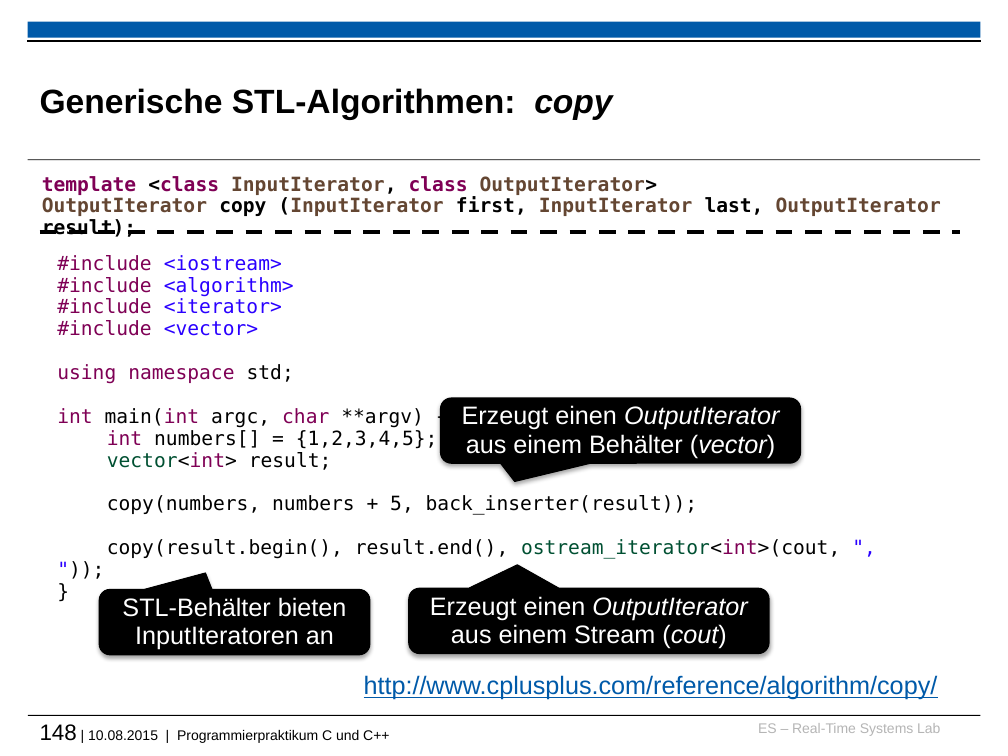
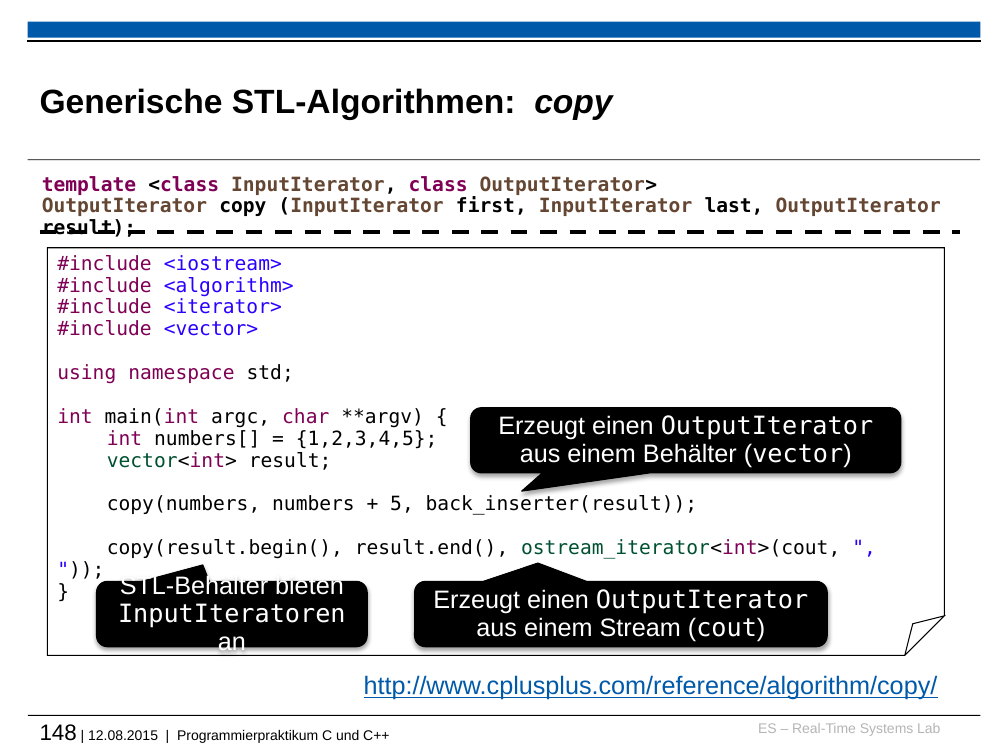
Before and after one commit to h82k/tud-cppp, a slide deck: slide 148 of vorlesung/cppp_lecture.pptx. Drawn at 1008x756 pixels with LibreOffice and Linux fonts; fonts in the diff are those of the drawing; background and template pictures are left out. Boxes give left, top, right and bottom in pixels: in the first picture for what was removed or moved away, otherwise in the second. Text is boxed around its words. In the diff, an @@ line names an element or a change of style, - is before the commit and + after.

```diff
--- a/vorlesung/cppp_lecture.pptx
+++ b/vorlesung/cppp_lecture.pptx
@@ folded corner "#include <iostream>" resized from (x1=57, y1=255, x2=840, y2=559) to (x1=47, y1=248, x2=944, y2=655) @@
@@ folded corner "#include <iostream>" at (x1=47, y1=248, x2=944, y2=655): outline none to #000000 0.75 pt @@
@@ rounded speech box "Erzeugt einen OutputIterator aus einem ..." resized from (x1=440, y1=398, x2=800, y2=464) to (x1=471, y1=407, x2=901, y2=473) @@
@@ rounded speech box "Erzeugt einen OutputIterator aus einem ..." at (x1=471, y1=407, x2=901, y2=473): font Arial to DejaVu Sans Mono, italic off in "OutputIterator (vector)"; proportions changed @@
@@ rounded speech box "STL-Behälter bieten InputIteratoren an" moved from (x1=99, y1=590, x2=370, y2=655) to (x1=97, y1=582, x2=368, y2=647) @@
@@ rounded speech box "STL-Behälter bieten InputIteratoren an" at (x1=97, y1=582, x2=368, y2=647): font Arial to DejaVu Sans Mono in "InputIteratoren" @@
@@ rounded speech box "Erzeugt einen OutputIterator aus einem ..." resized from (x1=409, y1=589, x2=769, y2=654) to (x1=414, y1=582, x2=827, y2=647) @@
@@ rounded speech box "Erzeugt einen OutputIterator aus einem ..." at (x1=414, y1=582, x2=827, y2=647): font Arial to DejaVu Sans Mono, italic off in "OutputIterator (cout)"; proportions changed @@
@@ text at (x1=40, y1=724, x2=389, y2=743): text changed @@
-148 | 10.08.2015 | Programmierpraktikum C und C++
+148 | 12.08.2015 | Programmierpraktikum C und C++
```
Also in this commit, not shown: 33 other slides changed, 3 other files.
